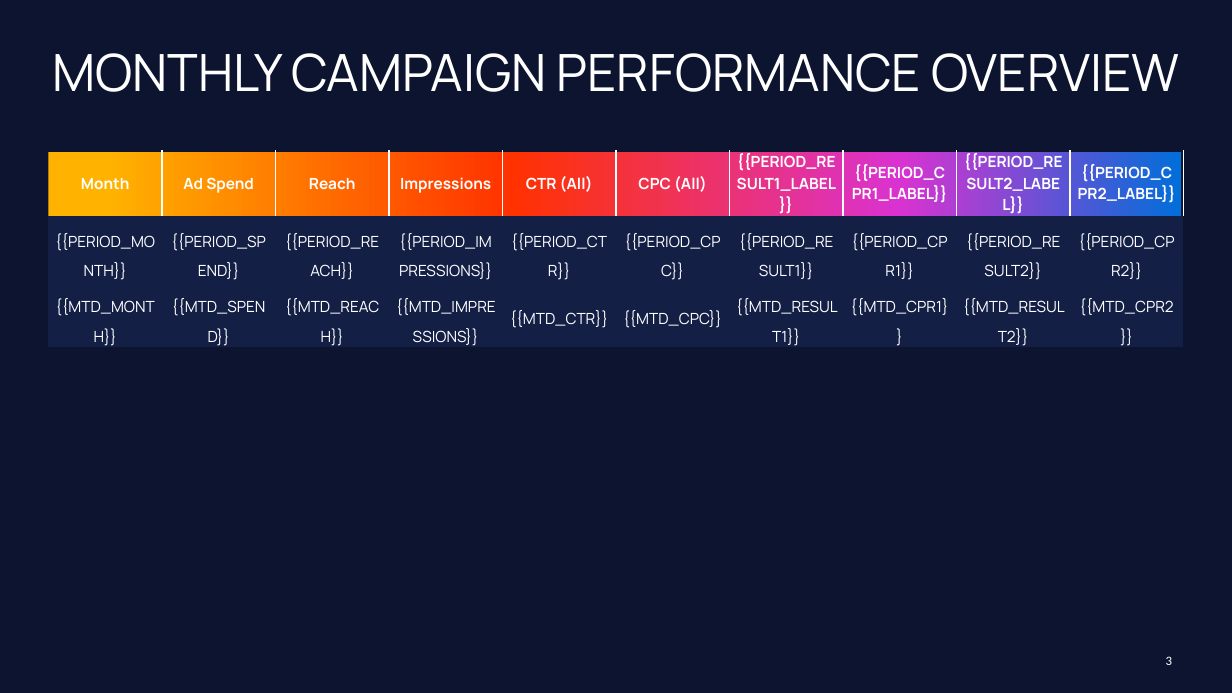
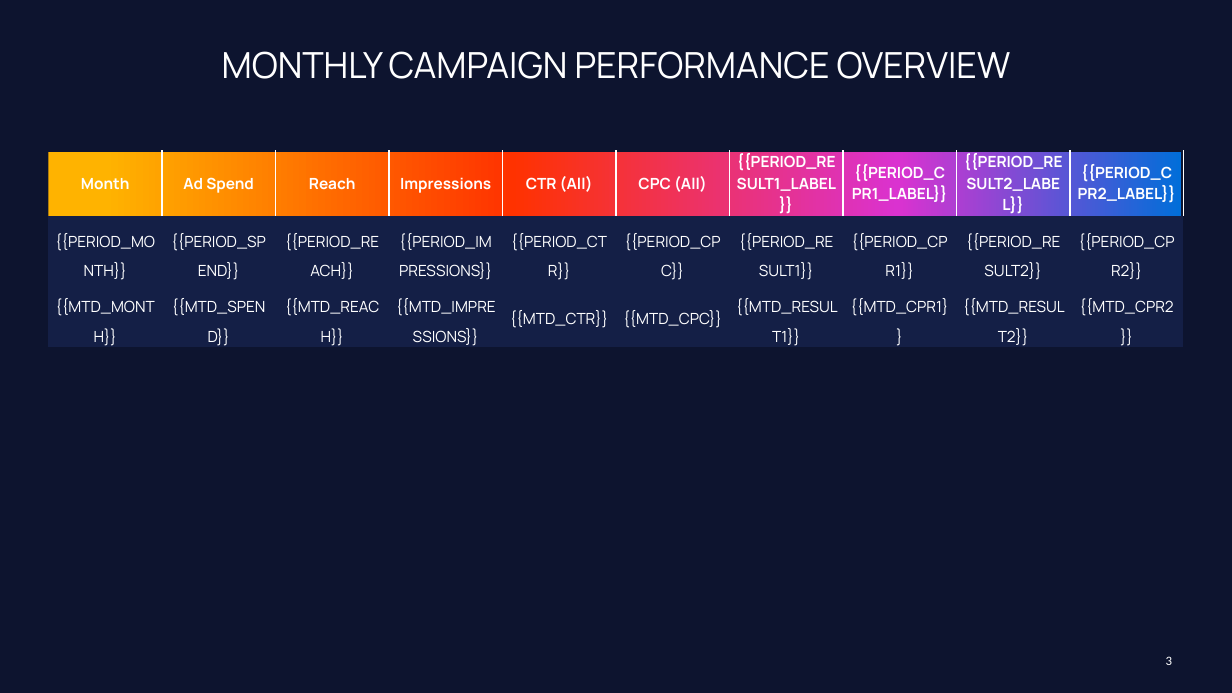
Before and after one commit to nextreport-app/NRE, a slide deck: slide 3 of templates/dark.pptx. Drawn at 1232x693 pixels with LibreOffice and Linux fonts; fonts in the diff are those of the drawing; background and template pictures are left out. Boxes give left, top, right and bottom in pixels: in the first picture for what was removed or moved away, otherwise in the second. Text is boxed around its words. In the diff, an @@ line names an element or a change of style, - is before the commit and + after.

Commit message:
Fix slide title font sizes to 28pt uniform, enlarge Metric Guide text

```diff
--- a/templates/dark.pptx
+++ b/templates/dark.pptx
@@ text "MONTHLY CAMPAIGN PERFORMANCE OVERVIEW" at (222, 51, 1011, 79): size 40 to 28 pt @@
```
Also in this commit, not shown: 1 other slide changed, 3 other files.
